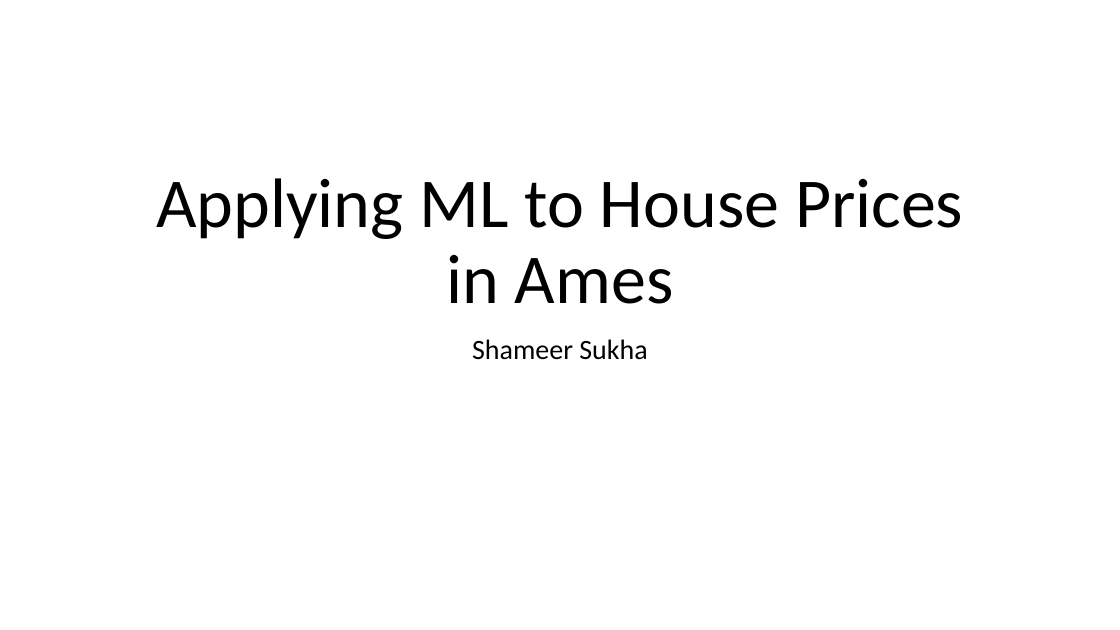
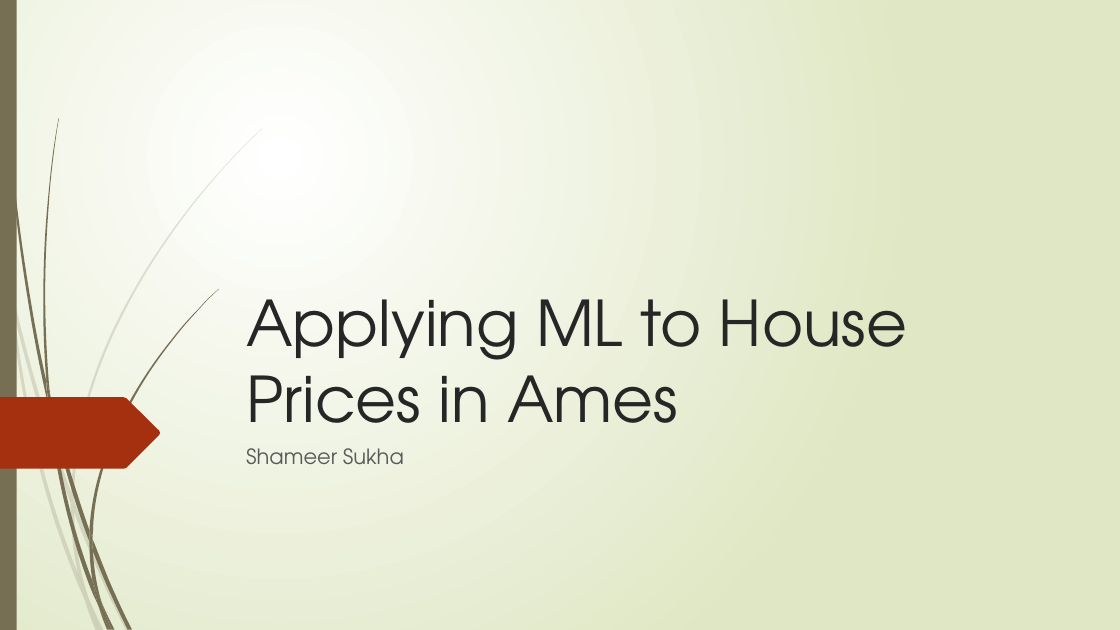
Before and after one commit to supasham/NYCDSA-MachineLearningProject, a slide deck: slide 1 of Applying ML to House Prices in Ames - Shameer Sukha - Feb 2021.pptx. Drawn at 1120x630 pixels with LibreOffice and Linux fonts; fonts in the diff are those of the drawing. Boxes give left, top, right and bottom in pixels: in the first picture for what was removed or moved away, otherwise in the second. Text is boxed around its words. In the diff, an @@ line names an element or a change of style, - is before the commit and + after.

```diff
--- a/Applying ML to House Prices in Ames - Shameer Sukha - Feb 2021.pptx
+++ b/Applying ML to House Prices in Ames - Shameer Sukha - Feb 2021.pptx
@@ background #FFFFFF to gradient #FFFFFF to #DFE8C4 @@
@@ rectangle added at (x1=0, y1=0, x2=17, y2=630), fill #766F54 @@
@@ title "Applying ML to House Prices ..." moved from (x1=156, y1=178, x2=963, y2=304) to (x1=246, y1=299, x2=907, y2=451) @@
@@ title "Applying ML to House Prices ..." at (x1=246, y1=299, x2=907, y2=451): size 60 to 54 pt, font Calibri to TeX Gyre Adventor, text colour #000000 to #262626; alignment centre to left; line spacing 0.9 to 1 @@
@@ freeform shape added at (x1=0, y1=397, x2=160, y2=469), fill #A53010 @@
@@ subtitle "Shameer Sukha" moved from (x1=472, y1=339, x2=647, y2=360) to (x1=246, y1=448, x2=404, y2=464) @@
@@ subtitle "Shameer Sukha" at (x1=246, y1=448, x2=404, y2=464): size 24 to 18 pt, font Calibri to TeX Gyre Adventor, text colour #000000 to #595959; alignment centre to left; line spacing 0.9 to 1 @@
@@ group added at (x1=0, y1=129, x2=262, y2=630): 10 freeform shapes @@
@@ group added at (x1=3, y1=0, x2=218, y2=630): 12 freeform shapes @@
```
Also in this commit, not shown: 6 other slides changed, 10 slides added, 2 other files.
